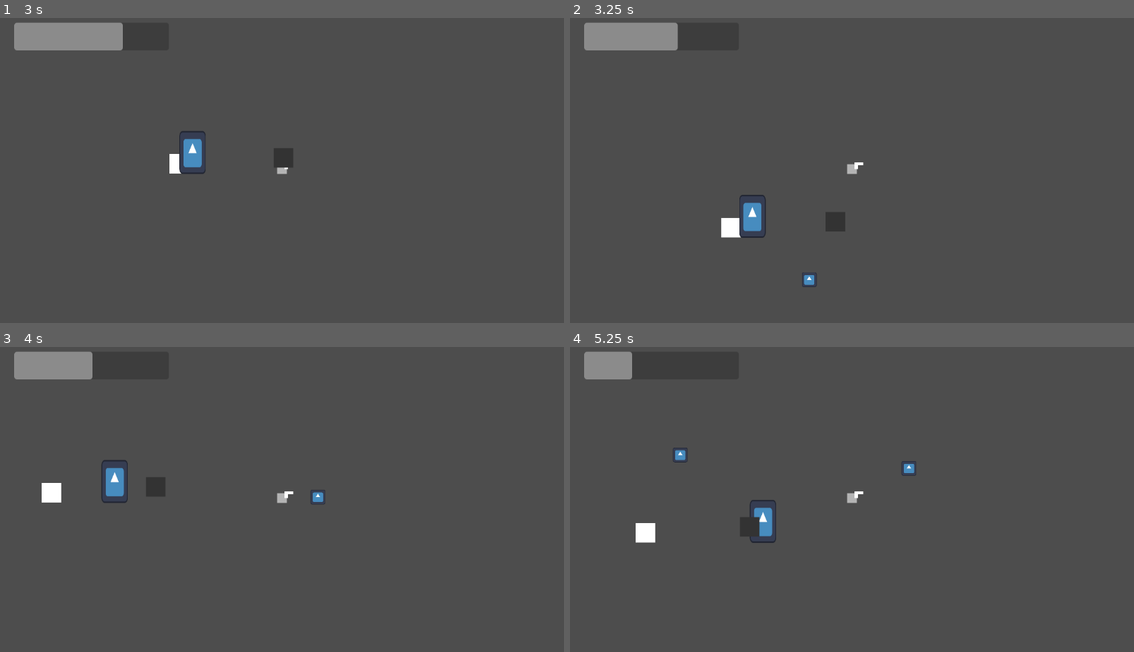
Above: before the commit, frames 1-4 (two rows, left to right).
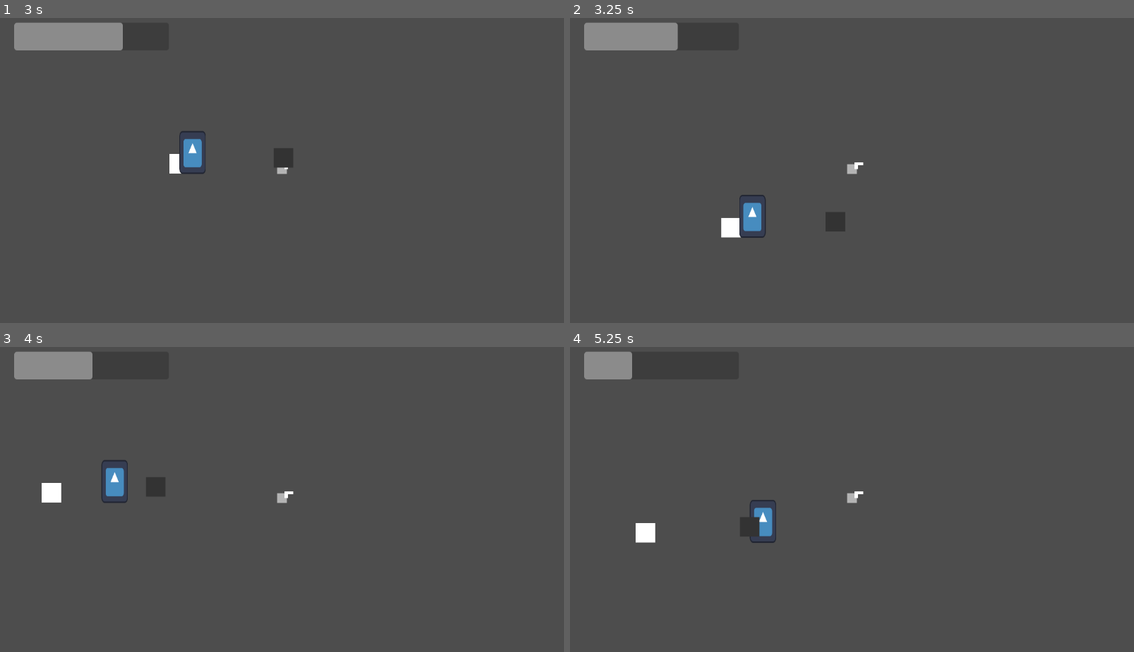
Above: after the commit, the same moments.

Repository: Newait/Mechanical_Revolution
Game: Godot game, scene res://scenes/game.tscn
Same seed, same stepped clock (60 frames per second), same inputs: the game is played once before the commit and once after it. The project has no main scene, so this scene is started directly. The engine's default icon, where the game draws it, is replaced by a stand-in: a white triangle on a blue panel in a dark square.
Inputs (mouse positions are in pixels of both pictures, inside the frame that each line leads up to):
- Up to frame 1 (3 s): move the mouse to (406, 152) at 0.52 s; hold Right (move_right) 0.53-2.03 s; click (406, 152) at 0.6 s; tap Space (jump) at 0.77, 1.52 s; move the mouse to (169, 185) at 1.27 s; click (169, 185) at 1.35 s; move the mouse to (338, 100) at 2.02 s; hold Left (move_left) 2.03-2.78 s; hold 1 2.03-2.78 s; click (338, 100) at 2.3 s; move the mouse to (253, 231) at 2.77 s; hold Right (move_right) from 2.78 s (still down); tap 2 at 2.85 s
- Up to frame 2 (3.25 s): keep holding Right (move_right); tap Space (jump) at 3.02 s; click (823, 231) at 3.05 s
- Up to frame 3 (4 s): keep holding Right (move_right); move the mouse to (451, 545) at 3.52 s; hold 3 from 3.53 s (still down); tap Space (jump) at 3.77 s; click (451, 545) at 3.8 s
- Up to frame 4 (5.25 s): move the mouse to (682, 450) at 4.27 s; release Right (move_right) at 4.28 s; release 3 at 4.28 s; hold Left (move_left) 4.28-5.03 s; tap 4 at 4.35 s; tap Space (jump) at 4.52 s; click (682, 450) at 4.55 s; move the mouse to (880, 499) at 5.02 s; hold Right (move_right) from 5.03 s (still down); click (880, 499) at 5.1 s

Frame 1 is identical in both runs. In frame 2, less than 0.1% of the frame differs, in the area x 41-44%, y 83-89%; in frame 3, less than 0.1%; in frame 4, 0.2%, in the area x 18-62%, y 33-43%.
Error before the commit: Out of bounds get index '1' (on base: 'Array[Node]') (res://scripts/player.gd:104)

Commit message:
dumb inventory thing

Diff:
--- a/mechanical-revolution/scenes/player.tscn
+++ b/mechanical-revolution/scenes/player.tscn
@@ -1,9 +1,10 @@
-[gd_scene load_steps=8 format=3 uid="uid://bthhrey1wx5os"]
+[gd_scene load_steps=9 format=3 uid="uid://bthhrey1wx5os"]
 
 [ext_resource type="Texture2D" uid="uid://cs3aqqhbyeto8" path="res://assets/Sprite-0001-Sheet.png" id="1_4flbx"]
 [ext_resource type="Script" uid="uid://c1rmemdk1s4ei" path="res://scripts/player.gd" id="1_g2els"]
 [ext_resource type="PackedScene" uid="uid://5qcaepgahbcv" path="res://scenes/player_projectile.tscn" id="2_qhqgy"]
 [ext_resource type="PackedScene" uid="uid://b7rgtrys6bi5g" path="res://scenes/weapon.tscn" id="3_dqkch"]
+[ext_resource type="Script" uid="uid://bh6qyy8jf2clg" path="res://scripts/weapon_blank.gd" id="5_qlg0r"]
 
 [sub_resource type="AtlasTexture" id="AtlasTexture_onrkg"]
 atlas = ExtResource("1_4flbx")
@@ -22,9 +23,10 @@
 
 [sub_resource type="CapsuleShape2D" id="CapsuleShape2D_g2els"]
 
-[node name="Player" type="CharacterBody2D"]
+[node name="Player" type="CharacterBody2D" node_paths=PackedStringArray("toolbar")]
 script = ExtResource("1_g2els")
 Projectile = ExtResource("2_qhqgy")
+toolbar = [NodePath("Inventory/Weapon"), NodePath("Inventory/Unarmed"), NodePath("Inventory/Unarmed2"), NodePath("Inventory/Unarmed3")]
 
 [node name="ColorRect" type="ColorRect" parent="."]
 anchors_preset = 8
@@ -53,3 +55,15 @@
 
 [node name="Weapon" parent="Inventory" instance=ExtResource("3_dqkch")]
 position = Vector2(0, -10)
+
+[node name="Unarmed" type="Node2D" parent="Inventory"]
+script = ExtResource("5_qlg0r")
+metadata/_custom_type_script = "uid://bh6qyy8jf2clg"
+
+[node name="Unarmed2" type="Node2D" parent="Inventory"]
+script = ExtResource("5_qlg0r")
+metadata/_custom_type_script = "uid://bh6qyy8jf2clg"
+
+[node name="Unarmed3" type="Node2D" parent="Inventory"]
+script = ExtResource("5_qlg0r")
+metadata/_custom_type_script = "uid://bh6qyy8jf2clg"
--- a/mechanical-revolution/scripts/player.gd
+++ b/mechanical-revolution/scripts/player.gd
@@ -12,7 +12,7 @@
 var weapon: Weapon
 @onready var inventory: Node2D = $Inventory
 @export var toolbar : Array[Node]
-@export var weaponkeybinds : Dictionary
+#@export var weaponkeybinds : Dictionary
 var current_weapon := 0
 
 signal tookDamage
--- /dev/null
+++ b/mechanical-revolution/scripts/weapon_blank.gd
@@ -0,0 +1,4 @@
+class_name Unarmed extends Weapon
+
+func fire(lookVector:Vector2) -> void:
+	print("empty slot!")
Not shown, added: mechanical-revolution/scripts/weapon_blank.gd.uid
